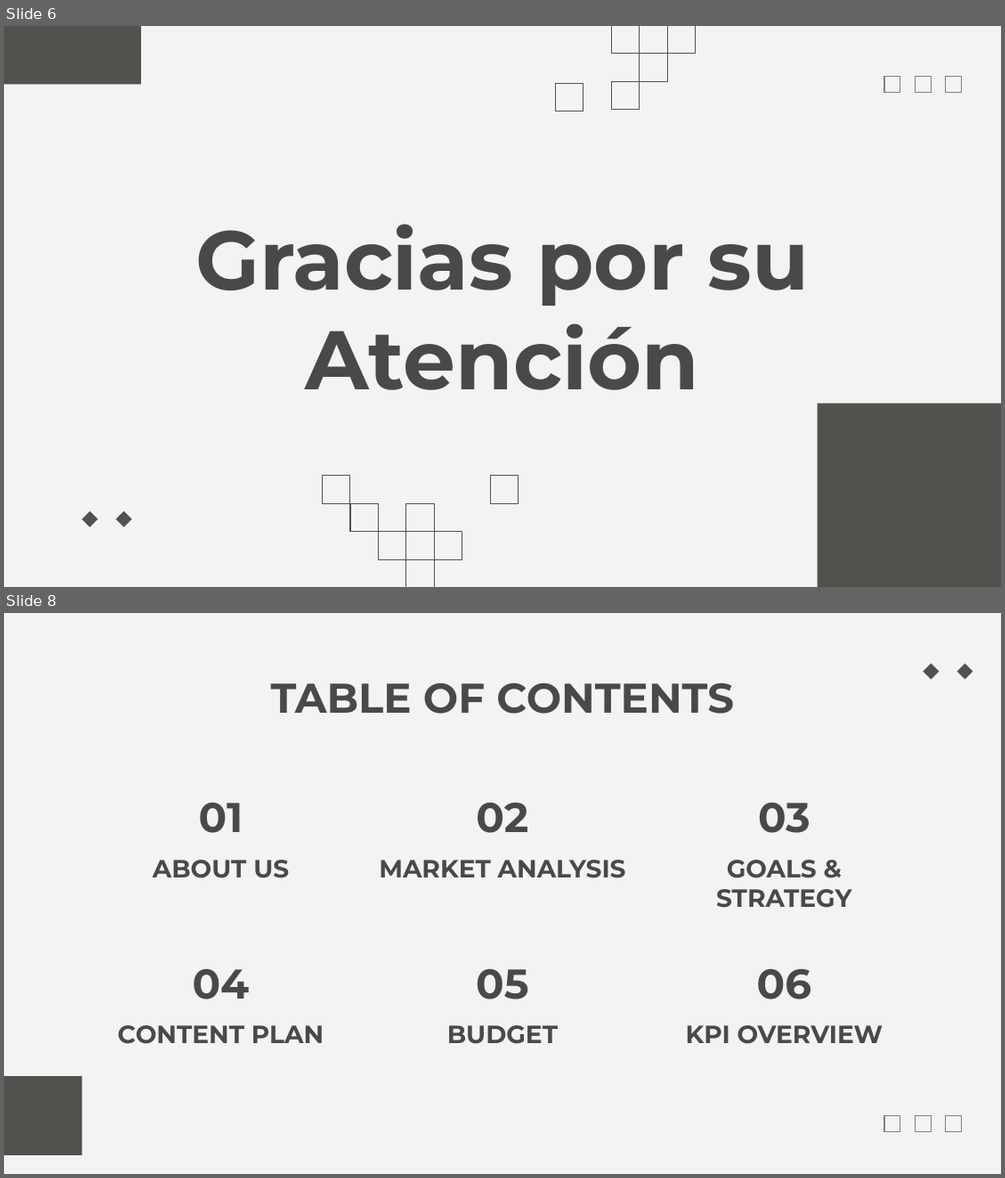
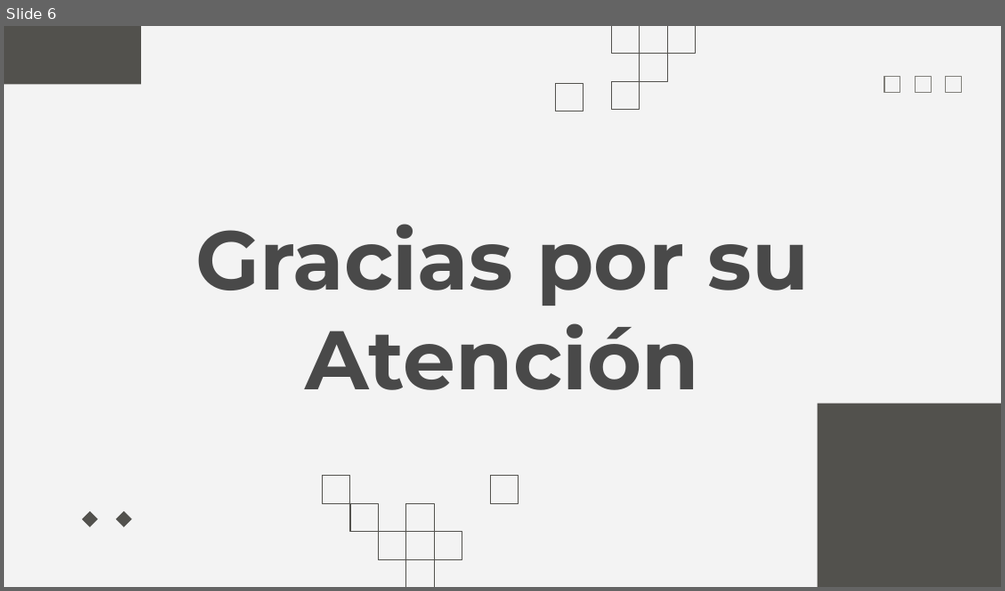
Before and after one commit to POO-C-AA24/aab1-proyfinal-gruptrabfinal-poo_1b-4, a slide deck: Varios/Sistema de control carcelaria - Loja - Slides.pptx. Shown one above the other, each under a label of ours: slides 6 and 8 before the commit, slide 6 after it; the slides between them are not shown. The pictures are 1005x1178 and 1005x591 pixels, drawn with LibreOffice and Linux fonts; fonts in the diff are those of the drawing. Boxes give left, top, right and bottom in pixels: in the first picture for what was removed or moved away, otherwise in the second. Text is boxed around its words. In the diff, an @@ line names an element or a change of style, - is before the commit and + after.

```diff
--- a/Varios/Sistema de control carcelaria - Loja - Slides.pptx
+++ b/Varios/Sistema de control carcelaria - Loja - Slides.pptx
@@ slide 8 removed at [4, 613, 1001, 1174], background #F3F3F3 @@
@@ group removed at [4, 664, 973, 1154]: 4 rectangles, 2 diamonds @@
@@ title removed at [271, 683, 734, 714] @@
-TABLE OF CONTENTS
@@ title removed at [199, 803, 243, 833] @@
-01
@@ title removed at [476, 803, 528, 833] @@
-02
@@ title removed at [758, 803, 810, 833] @@
-03
@@ subtitle removed at [153, 860, 289, 878] @@
-ABOUT US
@@ subtitle removed at [379, 860, 626, 878] @@
-MARKET ANALYSIS
@@ subtitle removed at [716, 860, 851, 908] @@
-GOALS & STRATEGY
@@ title removed at [193, 969, 250, 999] @@
-04
@@ title removed at [476, 969, 528, 999] @@
-05
@@ title removed at [757, 969, 811, 999] @@
-06
@@ subtitle removed at [118, 1025, 324, 1044] @@
-CONTENT PLAN
@@ subtitle removed at [447, 1025, 558, 1044] @@
-BUDGET
@@ subtitle removed at [686, 1025, 882, 1044] @@
-KPI OVERVIEW
```
Also in this commit, not shown: 2 other slides removed.
